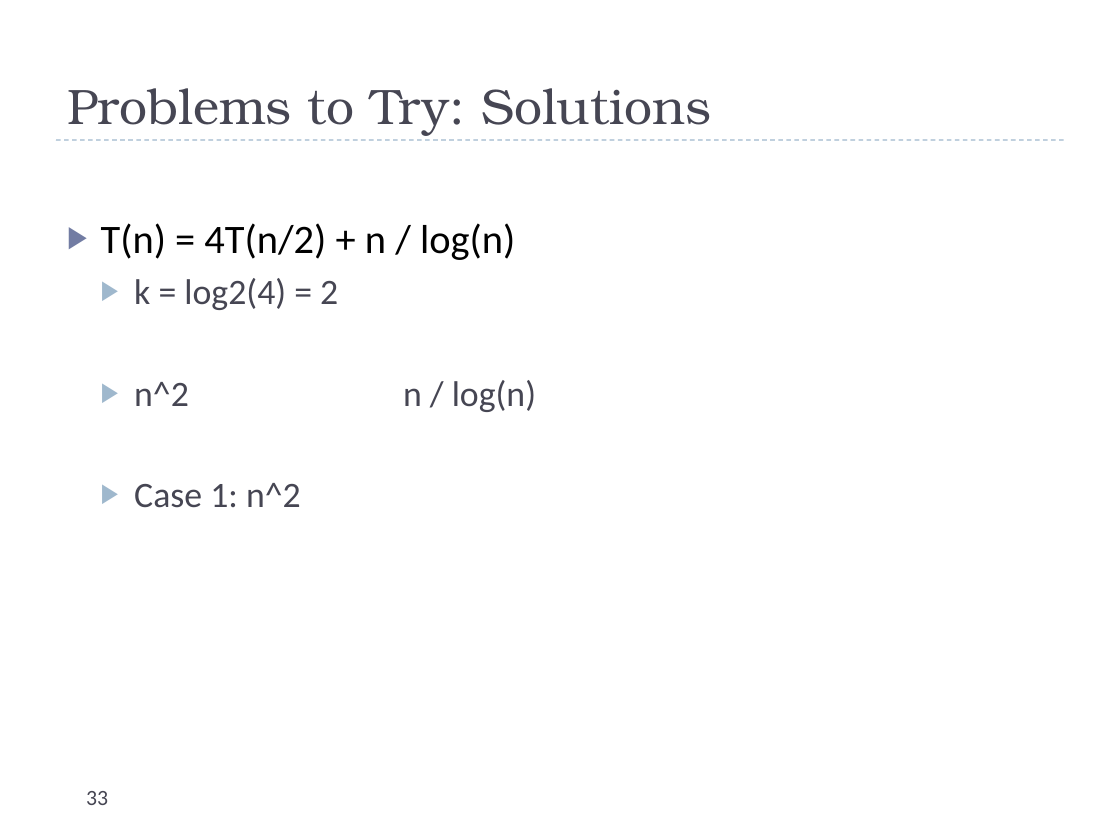
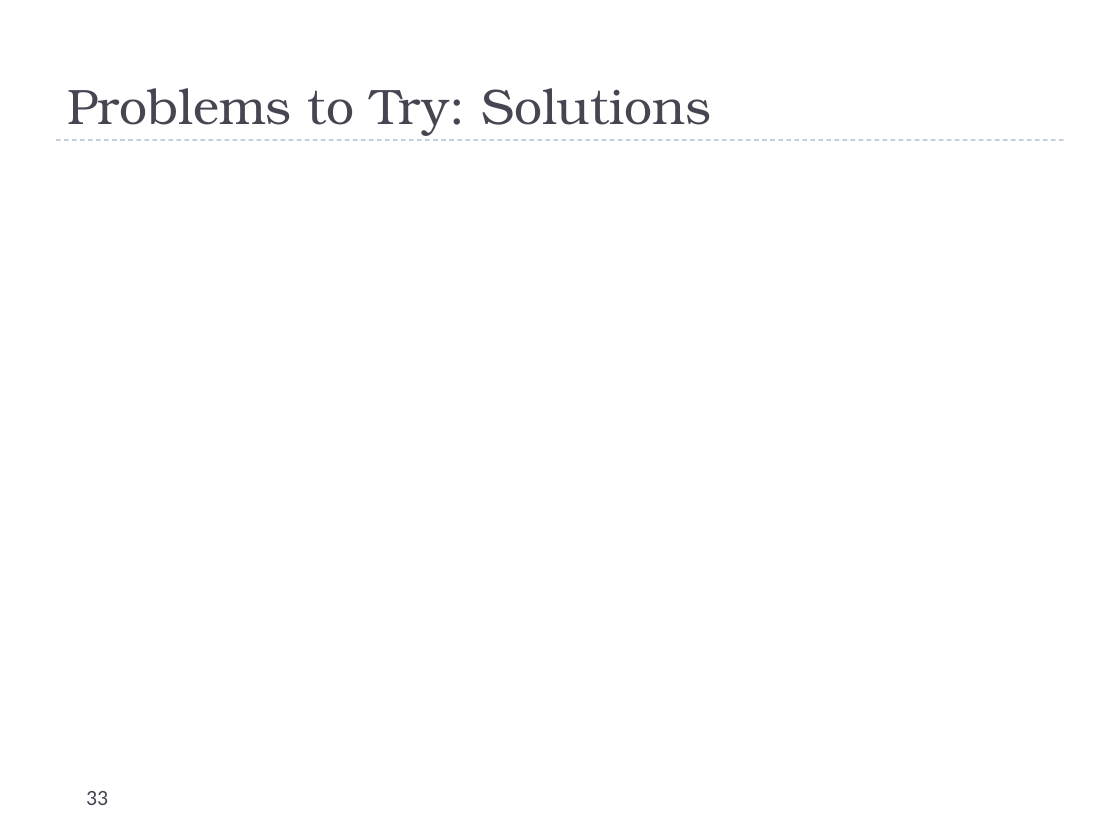
Before and after one commit to uva-cs/cs4102-f21, a slide deck: slide 33 of slides/recurrences.pptx. Drawn at 1120x840 pixels with LibreOffice and Linux fonts; fonts in the diff are those of the drawing; grey boxes stand for pictures. Boxes give left, top, right and bottom in pixels: in the first picture for what was removed or moved away, otherwise in the second. Text is boxed around its words. In the diff, an @@ line names an element or a change of style, - is before the commit and + after.

```diff
--- a/slides/recurrences.pptx
+++ b/slides/recurrences.pptx
@@ text removed at <box>101,223,515,508</box> @@
-▶ T(n) = 4T(n/2) + n / log(n)
-  ▶ k = log2(4) = 2
-  ▶ n^2 n / log(n)
-  ▶ Case 1: n^2
```
Also in this commit, not shown: 3 other slides changed.
